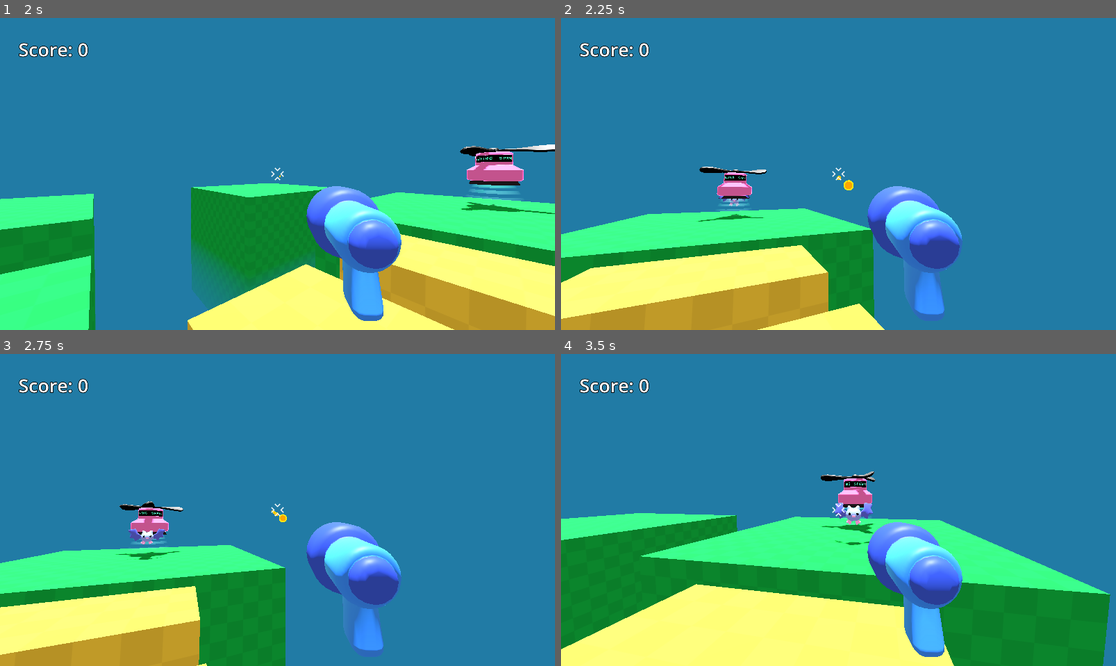
Above: before the commit, frames 1-4 (two rows, left to right).
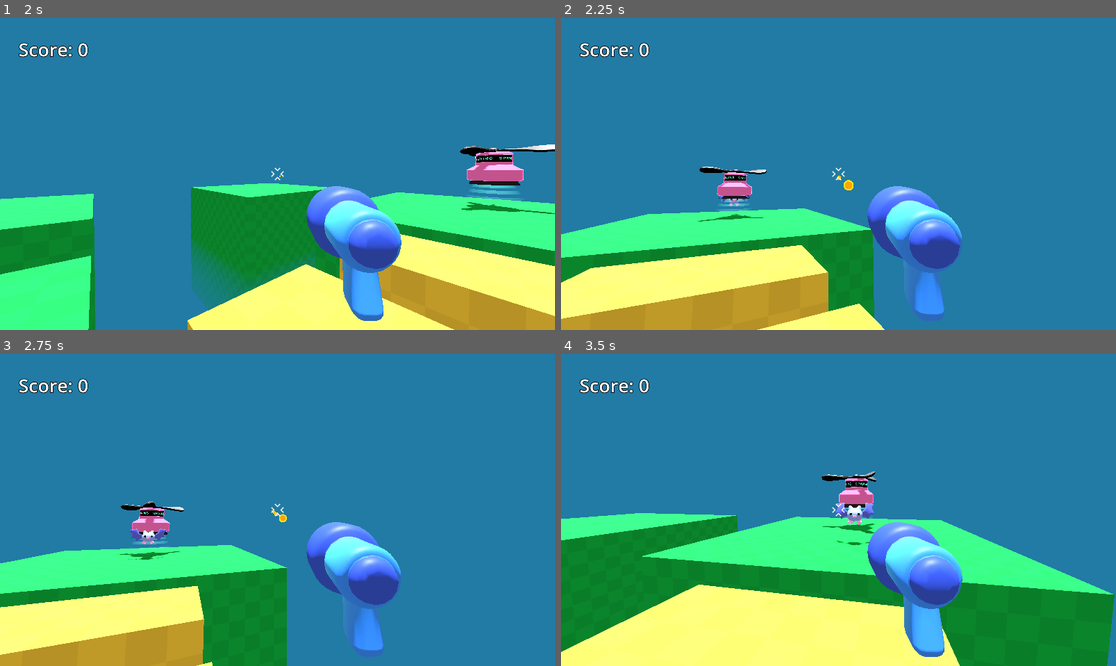
Above: after the commit, the same moments.

Repository: autrera/tutorial-fps-survivors-arena
Game: Godot game, scene res://game.tscn
The game is run twice, just before and just after one commit, with the same random seed, the same clock (stepped at 60 frames per second) and the same inputs.
Inputs (mouse positions are in pixels of both pictures, inside the frame that each line leads up to):
- Up to frame 1 (2 s): move the mouse to (305, 174) at 0.52 s; press the mouse at (305, 174) at 0.53 s; hold W (move_forward) from 0.53 s (still down); tap Space (jump) at 0.77, 1.52 s; move the mouse to (249, 174) at 1.27 s; release the mouse at (249, 174) at 1.28 s; click (249, 174) at 1.35 s
- Up to frame 2 (2.25 s): keep holding W (move_forward); move the mouse to (849, 167) at 2.02 s; press the mouse at (849, 167) at 2.03 s
- Up to frame 3 (2.75 s): keep holding W (move_forward)
- Up to frame 4 (3.5 s): keep holding W (move_forward); move the mouse to (832, 516) at 2.77 s; release the mouse at (832, 516) at 2.78 s; click (832, 516) at 2.85 s; tap Space (jump) at 3.02 s

Frame 1 is identical in both runs. In frame 2, less than 0.1% of the frame differs, in the area x 0-70%, y 47-99%; in frame 3, 0.5%; in frame 4, 0.9%, in the area x 0-100%, y 37-100%.

Commit message:
Add killplane

Diff:
--- a/game.tscn
+++ b/game.tscn
@@ -6,6 +6,13 @@
 [ext_resource type="Material" uid="uid://dswd4k6oxqv5w" path="res://level/bridge.tres" id="2_fc0e3"]
 [ext_resource type="PackedScene" uid="uid://cmabat8uoiejh" path="res://mob/mob.tscn" id="4_fc0e3"]
 [ext_resource type="PackedScene" uid="uid://cap4606bvsr8y" path="res://mob/spawner/mob_spawner_3d.tscn" id="5_7jktm"]
+
+[sub_resource type="LabelSettings" id="LabelSettings_7jktm"]
+font_size = 64
+outline_size = 8
+outline_color = Color(0, 0, 0, 1)
+
+[sub_resource type="WorldBoundaryShape3D" id="WorldBoundaryShape3D_ryrav"]
 
 [sub_resource type="Environment" id="Environment_80nbo"]
 background_mode = 1
@@ -19,13 +26,27 @@
 fog_height = -4.75
 fog_height_density = 0.2
 
-[sub_resource type="LabelSettings" id="LabelSettings_7jktm"]
-font_size = 64
-outline_size = 8
-outline_color = Color(0, 0, 0, 1)
-
 [node name="Game" type="Node3D"]
 script = ExtResource("1_ryrav")
+
+[node name="MobSpawner3D" parent="." instance=ExtResource("5_7jktm")]
+transform = Transform3D(1, 0, -1.74846e-07, 0, 1, 0, 1.74846e-07, 0, 1, 18, 0, 0)
+mob_to_spawn = ExtResource("4_fc0e3")
+
+[node name="Label" type="Label" parent="."]
+unique_name_in_owner = true
+offset_left = 64.0
+offset_top = 64.0
+offset_right = 305.0
+offset_bottom = 152.0
+text = "Score: 0"
+label_settings = SubResource("LabelSettings_7jktm")
+
+[node name="KillPlane" type="Area3D" parent="."]
+
+[node name="CollisionShape3D" type="CollisionShape3D" parent="KillPlane"]
+transform = Transform3D(1, 0, 0, 0, 1, 0, 0, 0, 1, 0, -2, 0)
+shape = SubResource("WorldBoundaryShape3D_ryrav")
 
 [node name="CSGBox3D" type="CSGBox3D" parent="."]
 transform = Transform3D(1, 0, 0, 0, 1, 0, 0, 0, 1, 0, -5, 0)
@@ -73,17 +94,4 @@
 [node name="WorldEnvironment" type="WorldEnvironment" parent="."]
 environment = SubResource("Environment_80nbo")
 
-[node name="MobSpawner3D" parent="." instance=ExtResource("5_7jktm")]
-transform = Transform3D(1, 0, -1.74846e-07, 0, 1, 0, 1.74846e-07, 0, 1, 18, 0, 0)
-mob_to_spawn = ExtResource("4_fc0e3")
-
-[node name="Label" type="Label" parent="."]
-unique_name_in_owner = true
-offset_left = 64.0
-offset_top = 64.0
-offset_right = 305.0
-offset_bottom = 152.0
-text = "Score: 0"
-label_settings = SubResource("LabelSettings_7jktm")
-
 [connection signal="mob_spawned" from="MobSpawner3D" to="." method="_on_mob_spawner_3d_mob_spawned"]
--- a/mob/spawner/spawner_model.tscn
+++ b/mob/spawner/spawner_model.tscn
@@ -15,6 +15,21 @@
 roughness = 0.0
 rim_enabled = true
 
+[sub_resource type="Animation" id="Animation_lvlhh"]
+length = 0.001
+tracks/0/type = "value"
+tracks/0/imported = false
+tracks/0/enabled = true
+tracks/0/path = NodePath("Top:rotation")
+tracks/0/interp = 1
+tracks/0/loop_wrap = true
+tracks/0/keys = {
+"times": PackedFloat32Array(0),
+"transitions": PackedFloat32Array(1),
+"update": 0,
+"values": [Vector3(0, 0, 0)]
+}
+
 [sub_resource type="Animation" id="Animation_bk78j"]
 resource_name = "rotation"
 loop_mode = 1
@@ -29,21 +44,6 @@
 "transitions": PackedFloat32Array(1, 1),
 "update": 0,
 "values": [Vector3(0, 0, 0), Vector3(0, 6.28319, 0)]
-}
-
-[sub_resource type="Animation" id="Animation_lvlhh"]
-length = 0.001
-tracks/0/type = "value"
-tracks/0/imported = false
-tracks/0/enabled = true
-tracks/0/path = NodePath("Top:rotation")
-tracks/0/interp = 1
-tracks/0/loop_wrap = true
-tracks/0/keys = {
-"times": PackedFloat32Array(0),
-"transitions": PackedFloat32Array(1),
-"update": 0,
-"values": [Vector3(0, 0, 0)]
 }
 
 [sub_resource type="AnimationLibrary" id="AnimationLibrary_p6j4b"]
Not shown: 1 places in game.tscn that only renumber resources
Not shown: 1 places in mob/spawner/mob_spawner_3d.tscn that only renumber resources
